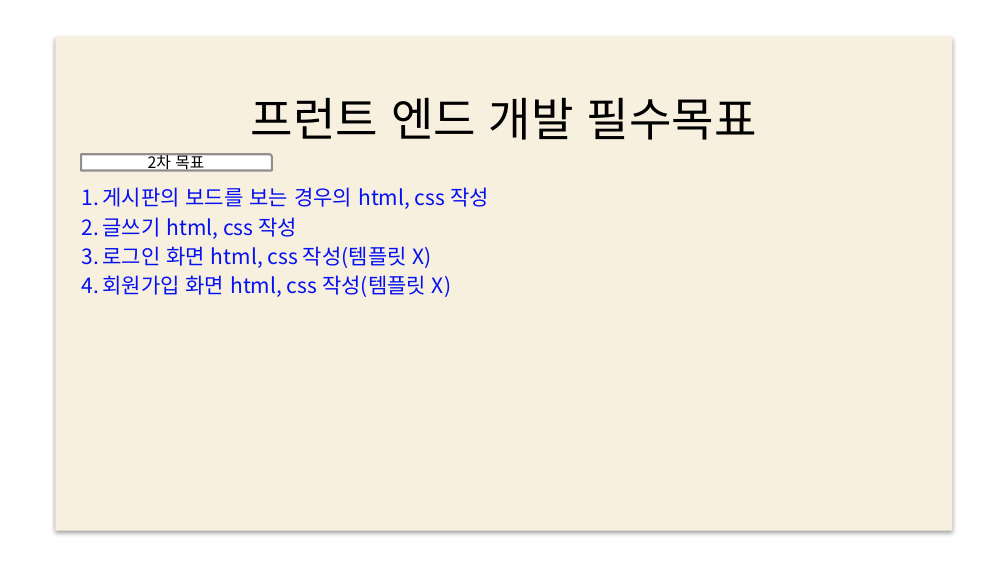
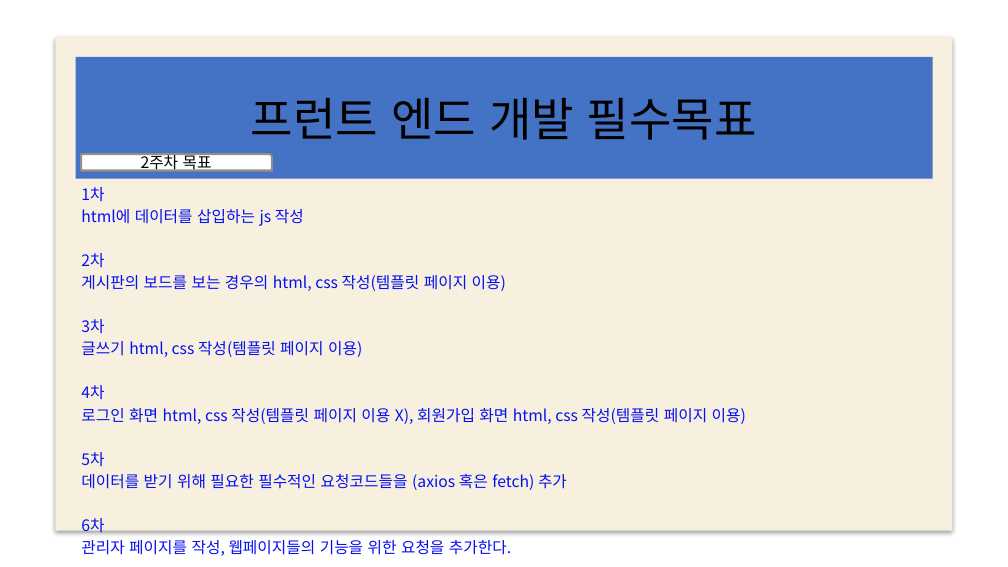
Before and after one commit to web5-kimgangmoon/teamproject_cloneCoding-Kim-Lee-Son-, a slide deck: slide 12 of 스케줄표.pptx (slide 4 before the commit). Drawn at 1008x567 pixels with LibreOffice and Linux fonts; fonts in the diff are those of the drawing; background and template pictures are left out. Boxes give left, top, right and bottom in pixels: in the first picture for what was removed or moved away, otherwise in the second. Text is boxed around its words. In the diff, an @@ line names an element or a change of style, - is before the commit and + after.

```diff
--- a/스케줄표.pptx
+++ b/스케줄표.pptx
@@ title "프런트 엔드 개발 필수목표": place and size @@
-title "프런트 엔드 개발 필수목표" at box(251, 97, 757, 140)
+title "프런트 엔드 개발 필수목표" at box(76, 57, 933, 178)
@@ title "프런트 엔드 개발 필수목표" at box(76, 57, 933, 178): fill none to #4472C4 @@
@@ text in round rect at box(141, 152, 212, 173): text changed @@
-2차 목표
+2주차 목표
@@ subtitle at box(81, 187, 746, 556): text changed; size 20 to 15 pt @@
-1. 게시판의 보드를 보는 경우의 html, css 작성
-2. 글쓰기 html, css 작성
-3. 로그인 화면 html, css 작성(템플릿 X)
-4. 회원가입 화면 html, css 작성(템플릿 X)
+1차
+html에 데이터를 삽입하는 js 작성
+2차
+게시판의 보드를 보는 경우의 html, css 작성(템플릿 페이지 이용)
+3차
+글쓰기 html, css 작성(템플릿 페이지 이용)
+4차
+로그인 화면 html, css 작성(템플릿 페이지 이용 X), 회원가입 화면 html, css 작성(템플릿 페이지 이용)
+5차
+데이터를 받기 위해 필요한 필수적인 요청코드들을 (axios 혹은 fetch) 추가
+6차
+관리자 페이지를 작성, 웹페이지들의 기능을 위한 요청을 추가한다.
```
Also in this commit, not shown: 6 other slides changed, 10 slides added, 2 slides removed.
